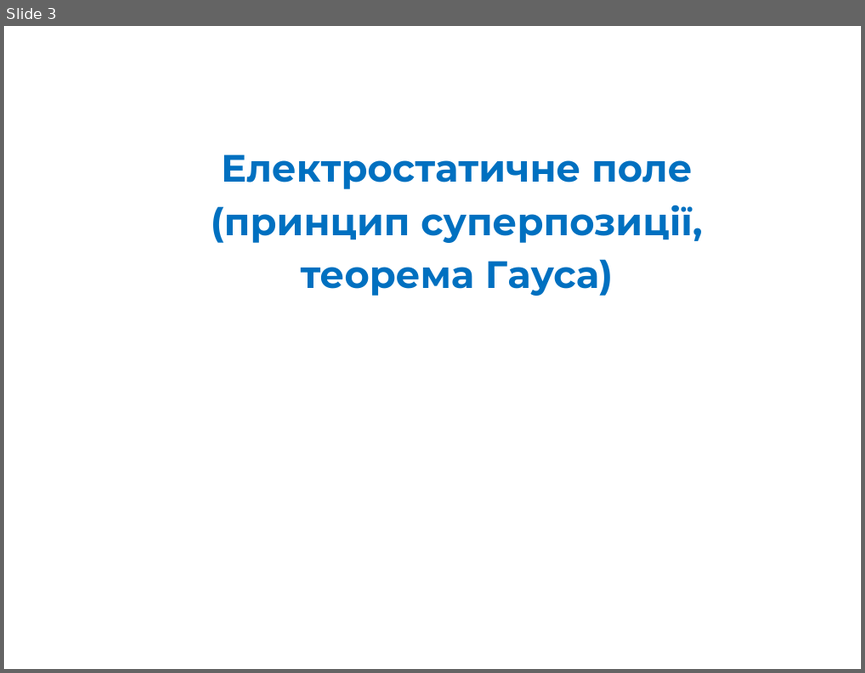
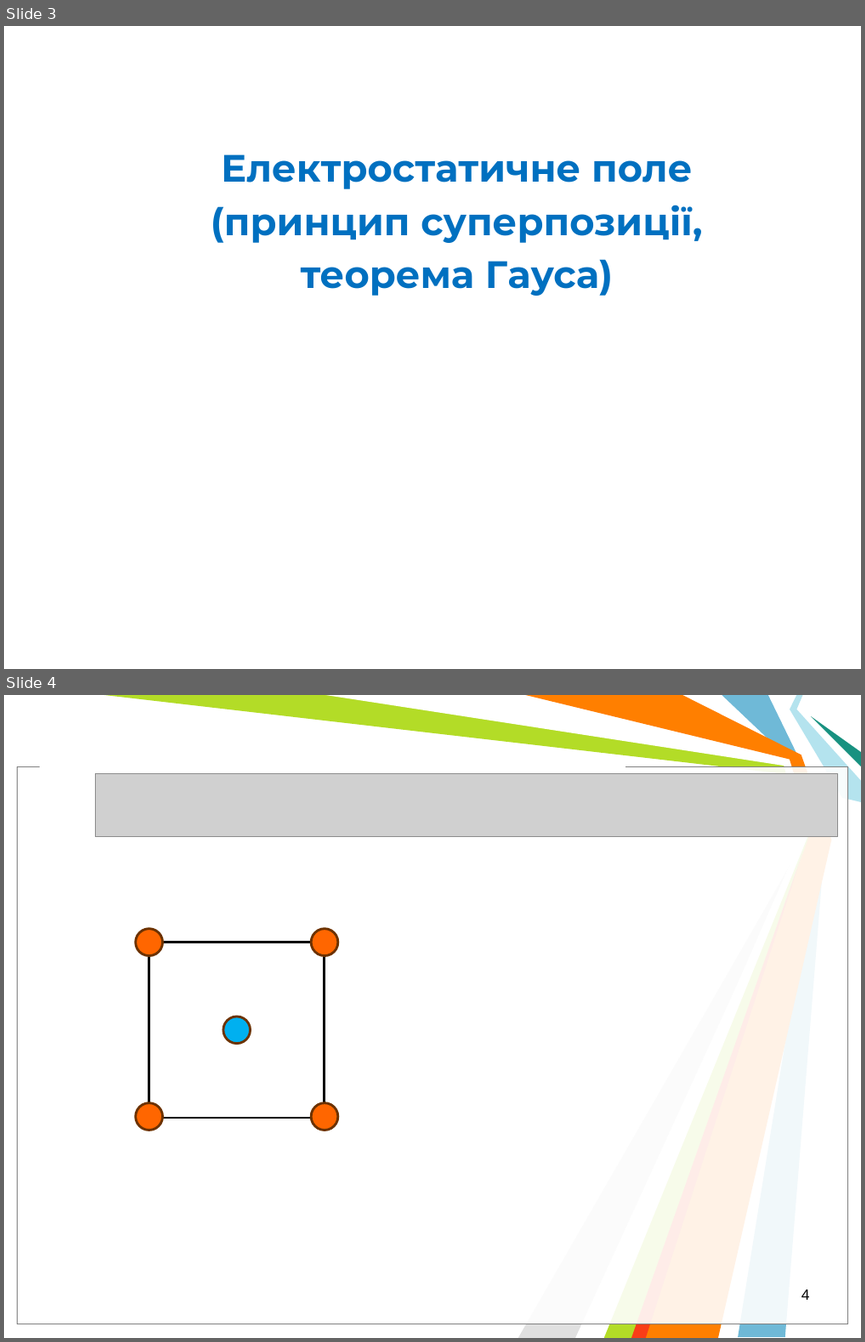
Before and after one commit to l432/NMK, a slide deck: Lecture/FIT/2023_24/06_Електростатичне поле/Less06.ppt. Shown one above the other, each under a label of ours: slide 3 before the commit, slides 3 and 4 after it. The pictures are 865x673 and 865x1342 pixels, drawn with LibreOffice and Linux fonts; fonts in the diff are those of the drawing; grey boxes stand for pictures; background and template pictures are left out. Boxes give left, top, right and bottom in pixels: in the first picture for what was removed or moved away, otherwise in the second. Text is boxed around its words. In the diff, an @@ line names an element or a change of style, - is before the commit and + after.

```diff
--- a/Lecture/FIT/2023_24/06_Електростатичне поле/Less06.ppt
+++ b/Lecture/FIT/2023_24/06_Електростатичне поле/Less06.ppt
@@ slide 4 added at [4, 695, 861, 1338], background #FFFFFF @@
@@ freeform shape added at [104, 695, 812, 1338], fill #B3DC27 @@
@@ freeform shape added at [325, 695, 811, 1338], fill #FFFFFF @@
@@ freeform shape added at [525, 695, 831, 1338], fill #FF7F00 @@
@@ freeform shape added at [722, 695, 826, 1337], fill #6FB9D7 @@
@@ freeform shape added at [789, 695, 861, 802], fill #B4E3EE @@
@@ freeform shape added at [812, 716, 861, 766], fill #189180 @@
@@ rectangle added at [18, 767, 848, 1324], fill #FFFFFF at 69% opacity, outline #000000 0.74 pt @@
@@ rectangle added at [18, 767, 848, 1324], fill #FFFFFF at 69% opacity, outline #808080 0.74 pt @@
@@ rectangle added at [40, 759, 625, 773], fill #FFFFFF @@
@@ picture added at [95, 773, 837, 836] @@
@@ freeform shape added at [518, 850, 798, 1338], fill #E0E0E0 @@
@@ freeform shape added at [631, 851, 802, 1338], fill #F93D17 @@
@@ ellipse added at [135, 929, 162, 956], fill #FF6600, outline #6C3200 2.01 pt @@
@@ rectangle added at [148, 941, 324, 1117], outline #000000 2.01 pt @@
@@ ellipse added at [311, 929, 337, 956], fill #FF6600, outline #6C3200 2.01 pt @@
@@ ellipse added at [223, 1016, 250, 1043], fill #00B0F0, outline #6C3200 2.01 pt @@
@@ ellipse added at [135, 1103, 162, 1130], fill #FF6600, outline #6C3200 2.01 pt @@
@@ ellipse added at [311, 1103, 337, 1130], fill #FF6600, outline #6C3200 2.01 pt @@
@@ page number added at [801, 1289, 810, 1299], 12.5 pt, text #000000 @@
+4
```
Also in this commit, not shown: 4 slides changed, 1 slide removed, 3 other files.
